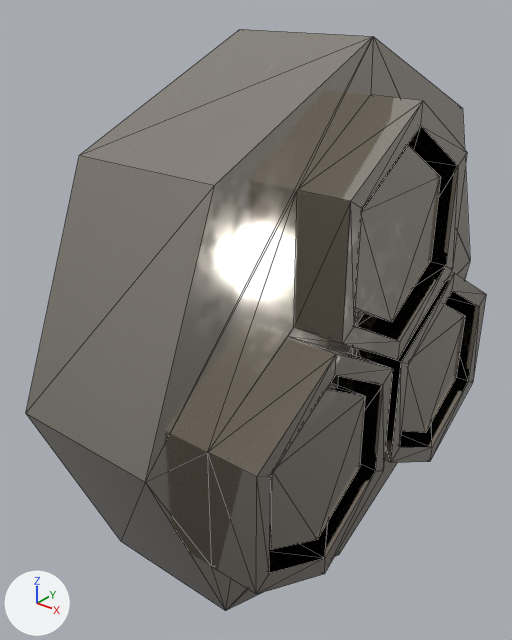
Renders of the glTF model src/worlds/Space_Room/assets/models/outlet_r_5.glb from each side of a commit.
The view is the same before and after, from a 50 mm lens placed at (-7.906, -0.427, 1.16), pointed at (-8.147, -0.127, 0.974). Lighting does not change. The marker at lower left points along +X, +Y and +Z. Mesh edges are drawn as thin lines. Where no turn or scale is listed for an object, it has been applied to the vertices.

Script lines for the objects in view, before the commit:
```python
me_cylinder_013 = bpy.data.meshes.new('Cylinder.013')
me_cylinder_013.from_pydata(...)  # 132 vertices, 260 faces; spans x -0.042..0.07, y -0.164..0.164, z -0.164..0.164
me_cylinder_013.materials.append(mat_scuffed_titanium_pbr)
ob_cylinder_018 = bpy.data.objects.new('Cylinder.018', me_cylinder_013)
ob_cylinder_018.location = (-8.1324, -0.1065, 0.9695)
```
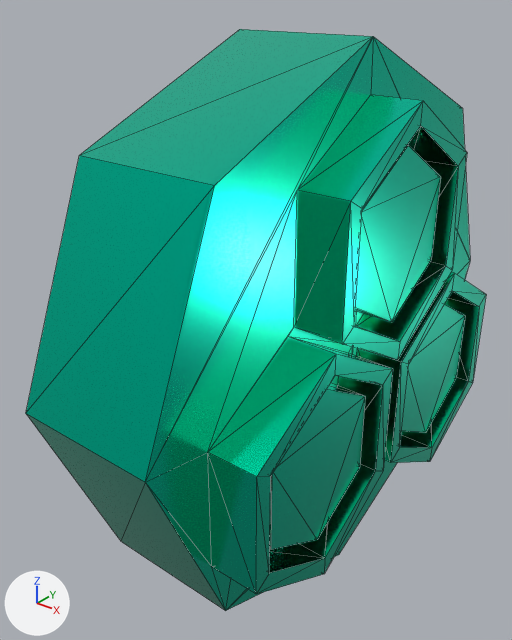
The newer file is also turned or shifted as a whole; pictures and numbers use the older file's frame.

The change, as a list of edits to the scene's bpy script:
```text
Add mat_cyan:
    mat_cyan = principled_material('cyan')
    mat_cyan.base_color = (0.0, 0.8, 0.524)  # cyan #00e7bf
    mat_cyan.metallic = 1.0
    mat_cyan.roughness = 0.205
Change me_cylinder_013:
    where me_cylinder_013.from_pydata(...)  # 132 vertices, 260 faces; spans x -0.042..0.07, y -0.164..0.164, z -0.164..0.164
    remove me_cylinder_013.materials.append(mat_scuffed_titanium_pbr)
    add me_cylinder_013.materials.append(mat_cyan)  # cyan #00e7bf
```

What differs and where, as boxes [x1, y1, x2, y2] in the pictures (512 x 640 px):
'Cylinder.018', recoloured (grey to cyan)
    both: [26, 29, 486, 611]
